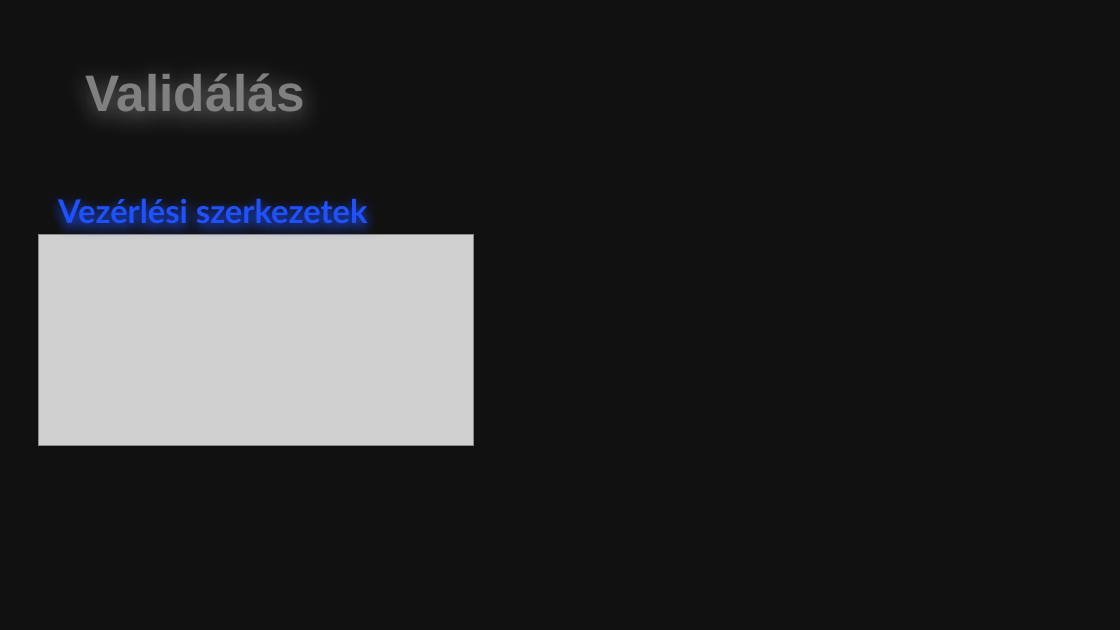
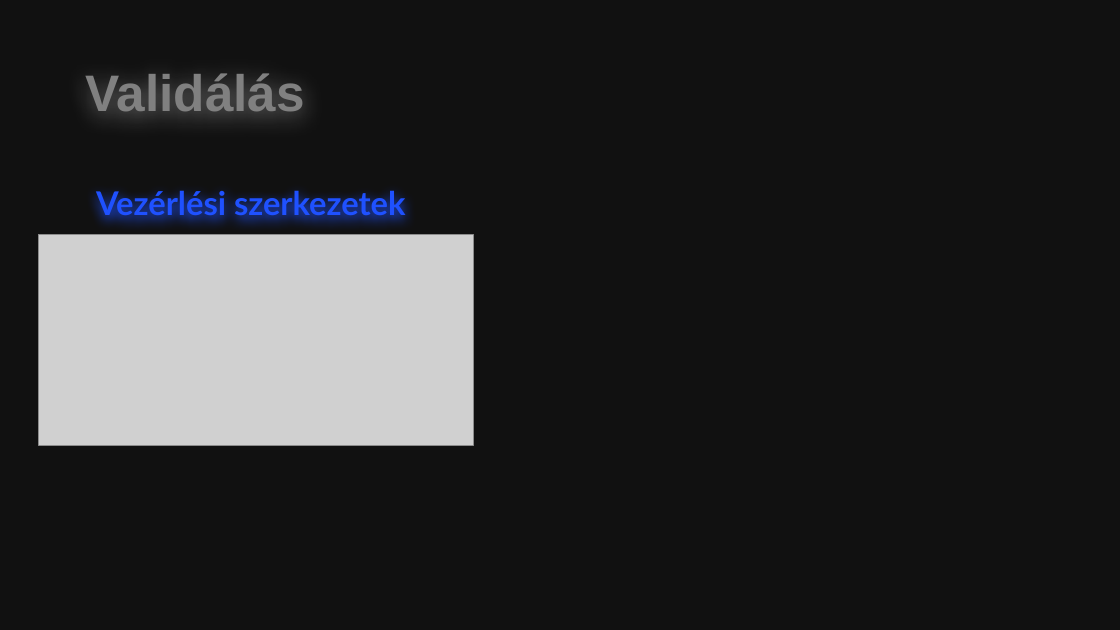
Before and after one commit to K054D/projekt1, a slide deck: slide 5 of projekt1_acs_kosa_toth.pptx (slide 4 before the commit). Drawn at 1120x630 pixels with LibreOffice and Linux fonts; fonts in the diff are those of the drawing; grey boxes stand for pictures. Boxes give left, top, right and bottom in pixels: in the first picture for what was removed or moved away, otherwise in the second. Text is boxed around its words. In the diff, an @@ line names an element or a change of style, - is before the commit and + after.

```diff
--- a/projekt1_acs_kosa_toth.pptx
+++ b/projekt1_acs_kosa_toth.pptx
@@ text "Vezérlési szerkezetek": place and size @@
-text "Vezérlési szerkezetek" at (58,194,368,229)
+text "Vezérlési szerkezetek" at (96,186,406,221)
```
Also in this commit, not shown: 1 other slide changed, 1 slide added, 3 other files.
